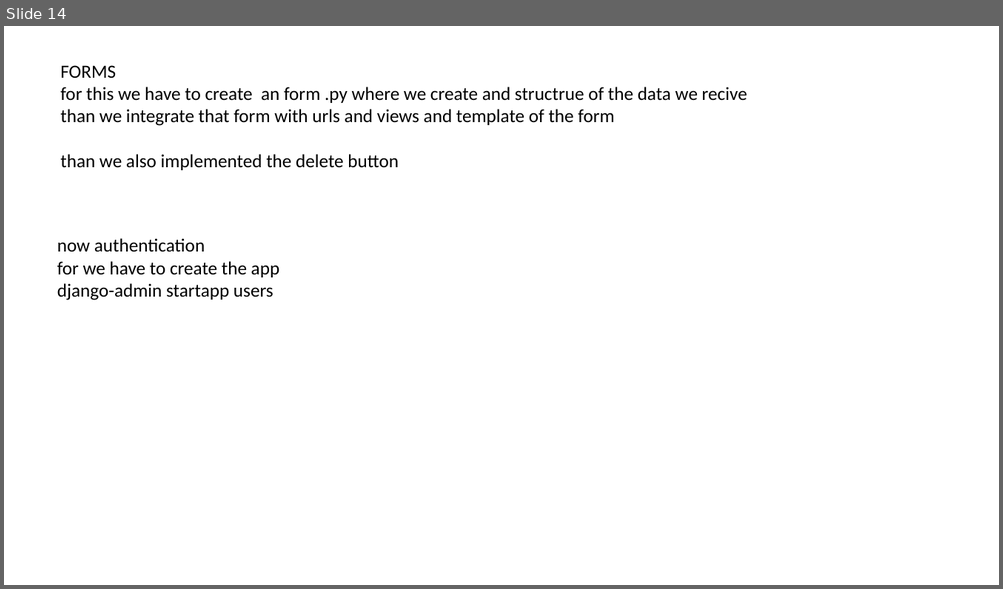
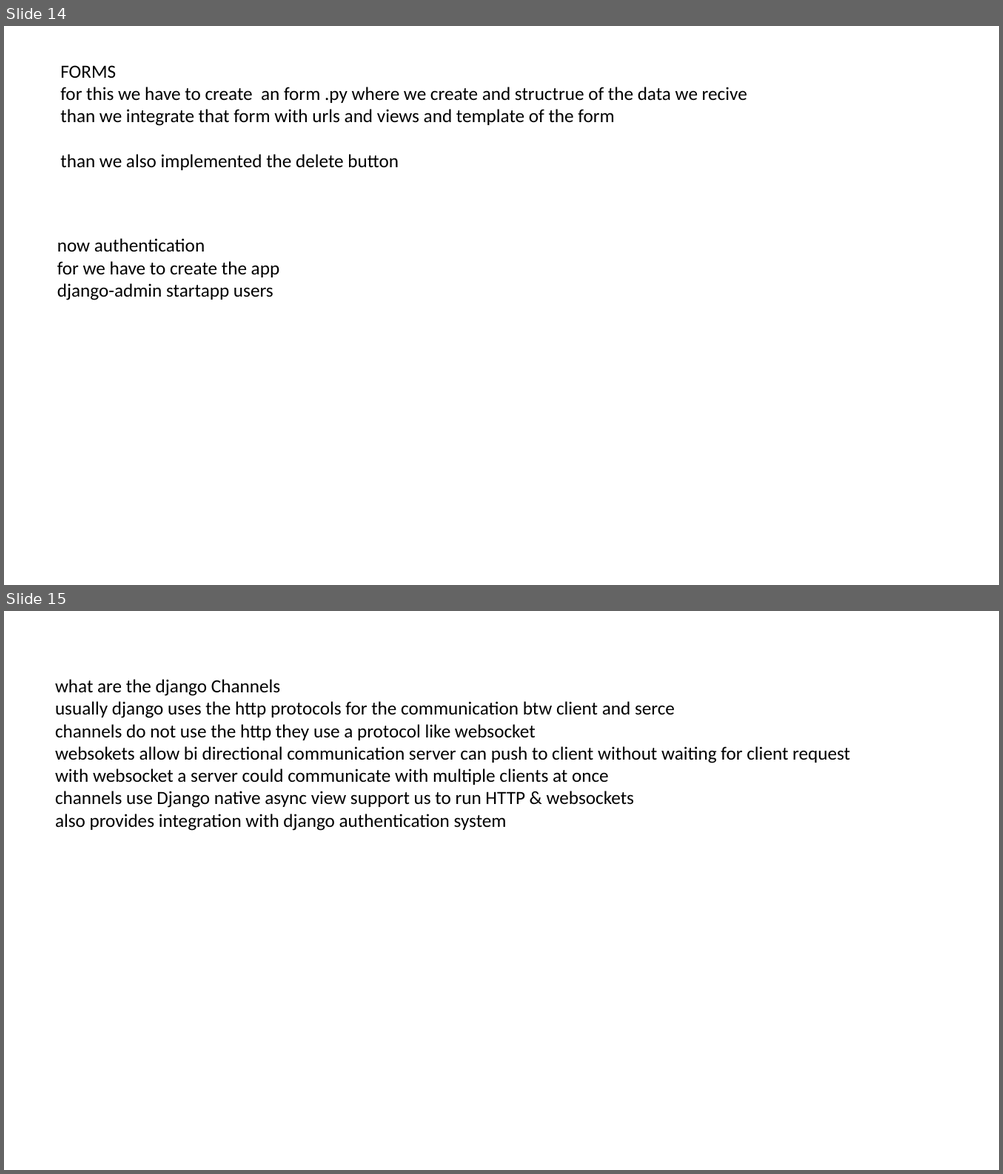
Before and after one commit to allakri/django-projects, a slide deck: notes/notes.pptx. Shown one above the other, each under a label of ours: slide 14 before the commit, slides 14 and 15 after it. The pictures are 1003x589 and 1003x1174 pixels, drawn with LibreOffice and Linux fonts; fonts in the diff are those of the drawing. Boxes give left, top, right and bottom in pixels: in the first picture for what was removed or moved away, otherwise in the second. Text is boxed around its words. In the diff, an @@ line names an element or a change of style, - is before the commit and + after.

```diff
--- a/notes/notes.pptx
+++ b/notes/notes.pptx
@@ slide 15 added at (4, 611, 999, 1170), background #FFFFFF @@
@@ text added at (55, 679, 850, 831), 18 pt, text #000000 @@
+what are the django Channels
+usually django uses the http protocols for the communication btw client and serce
+channels do not use the http they use a protocol like websocket
+websokets allow bi directional communication server can push to client without waiting for client request
+with websocket a server could communicate with multiple clients at once
+channels use Django native async view support us to run HTTP & websockets
+also provides integration with django authentication system
```
Also in this commit, not shown: 21 other files.
